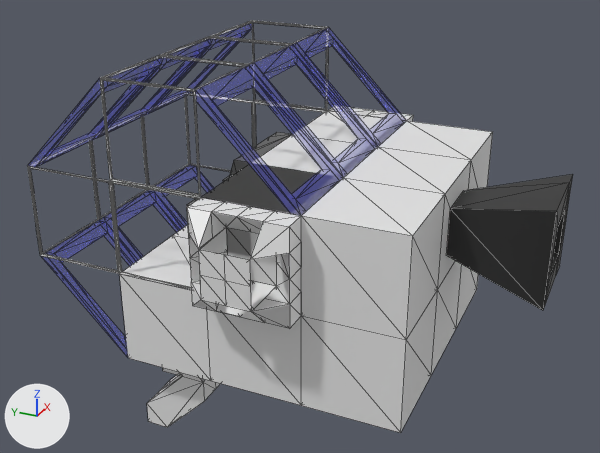
Before and after pictures for a commit that changed the glTF model dist/Model/ship.glb.
Rendered twice from a 50 mm lens placed at (-7.52, -4.19, 3.9), pointed at (-0.01, -0.82, 0.15). Lighting does not change. The marker at lower left points along +X, +Y and +Z. Mesh edges are drawn as thin lines. Where no turn or scale is listed for an object, it has been applied to the vertices.
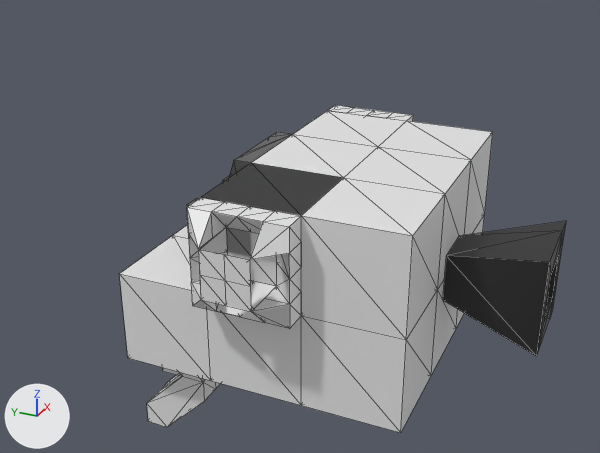
What differs and where, as boxes [x1, y1, x2, y2] in the pictures (600 x 453 px):
'Cube.222', moved: before [446, 174, 573, 310]; after [443, 221, 566, 356]
'Cube.001', reshaped, moved, turned: before [249, 44, 378, 177]; after [344, 147, 471, 288]
'Cube.007', deleted (blue): before [195, 65, 344, 216]
'Cube.210', deleted: before [344, 147, 471, 288]
'Cube.008', deleted (blue): before [28, 58, 161, 167]
'Cube.009', deleted (blue): before [41, 220, 138, 357]
'Cube.004', deleted (blue): before [293, 27, 407, 146]
'Cube.002', deleted (blue): before [97, 39, 211, 138]
'Cube.003', deleted (blue): before [99, 190, 184, 260]
'Cube.005', deleted (blue): before [148, 23, 252, 114]
'Plane.014', deleted: before [100, 78, 201, 197]
'Cube.006', deleted (blue): before [149, 165, 214, 227]
'Plane.007', deleted: before [27, 166, 119, 274]
'Plane.006', deleted: before [110, 181, 201, 290]
'Plane.010', deleted: before [100, 55, 248, 90]
'Plane.011', deleted: before [161, 36, 292, 65]
'Plane.003', deleted: before [90, 117, 147, 219]
'Plane.012', deleted: before [212, 20, 328, 44]
'Plane.004', deleted: before [142, 96, 190, 186]
'Plane.008', deleted: before [186, 93, 255, 172]
'Plane.013', deleted: before [252, 22, 328, 111]
'Plane.005', deleted: before [43, 142, 99, 254]
'Plane.009', deleted: before [254, 101, 326, 146]

The change, as a diff of the scene's bpy script:
```diff
--- a/dist/Model/ship.glb.py
+++ b/dist/Model/ship.glb.py
@@ ob_cube_001 @@
-ob_cube_001 = bpy.data.objects.new('Cube.001', me_cube_001)
-ob_cube_001.location = (0.0, -1.0, 1.5)
-ob_cube_001.rotation_euler = (0.0, 0.0, -1.571)  # degrees (0, 0, -90)
+ob_cube_001 = bpy.data.objects.new('Cube.001', me_cube_155)
+ob_cube_001.location = (0.0, -2.0, 0.5)
+ob_cube_001.rotation_euler = (0.0, 0.0, 3.142)  # degrees (0, 0, 180)
 ob_cube_001.scale = (0.5, 0.5, 0.5)
@@ ob_cube_002 @@
-ob_cube_002 = bpy.data.objects.new('Cube.002', me_cube_001)
@@ ob_cube_003 @@
-ob_cube_003 = bpy.data.objects.new('Cube.003', me_cube_001)
@@ ob_cube_004 @@
-ob_cube_004 = bpy.data.objects.new('Cube.004', me_cube_001)
@@ ob_cube_005 @@
-ob_cube_005 = bpy.data.objects.new('Cube.005', me_cube_001)
@@ ob_cube_006 @@
-ob_cube_006 = bpy.data.objects.new('Cube.006', me_cube_001)
@@ ob_cube_007 @@
-ob_cube_007 = bpy.data.objects.new('Cube.007', me_cube_001)
@@ ob_cube_008 @@
-ob_cube_008 = bpy.data.objects.new('Cube.008', me_cube_001)
@@ ob_cube_009 @@
-ob_cube_009 = bpy.data.objects.new('Cube.009', me_cube_001)
@@ ob_cube_210 @@
-ob_cube_210 = bpy.data.objects.new('Cube.210', me_cube_154)
@@ ob_cube_222 @@
 ob_cube_222 = bpy.data.objects.new('Cube.222', me_cube_218)
-ob_cube_222.location = (0.0, -3.0, 0.5)
+ob_cube_222.location = (0.0, -3.0, 0.0)
@@ ob_plane_003 @@
-ob_plane_003 = bpy.data.objects.new('Plane.003', me_plane_003)
@@ ob_plane_004 @@
-ob_plane_004 = bpy.data.objects.new('Plane.004', me_plane_003)
@@ ob_plane_005 @@
-ob_plane_005 = bpy.data.objects.new('Plane.005', me_plane_003)
@@ ob_plane_006 @@
-ob_plane_006 = bpy.data.objects.new('Plane.006', me_plane_003)
@@ ob_plane_007 @@
-ob_plane_007 = bpy.data.objects.new('Plane.007', me_plane_003)
@@ ob_plane_008 @@
-ob_plane_008 = bpy.data.objects.new('Plane.008', me_plane_003)
@@ ob_plane_009 @@
-ob_plane_009 = bpy.data.objects.new('Plane.009', me_plane_003)
@@ ob_plane_010 @@
-ob_plane_010 = bpy.data.objects.new('Plane.010', me_plane_003)
@@ ob_plane_011 @@
-ob_plane_011 = bpy.data.objects.new('Plane.011', me_plane_003)
@@ ob_plane_012 @@
-ob_plane_012 = bpy.data.objects.new('Plane.012', me_plane_003)
@@ ob_plane_013 @@
-ob_plane_013 = bpy.data.objects.new('Plane.013', me_plane_003)
@@ ob_plane_014 @@
-ob_plane_014 = bpy.data.objects.new('Plane.014', me_plane_003)
```
